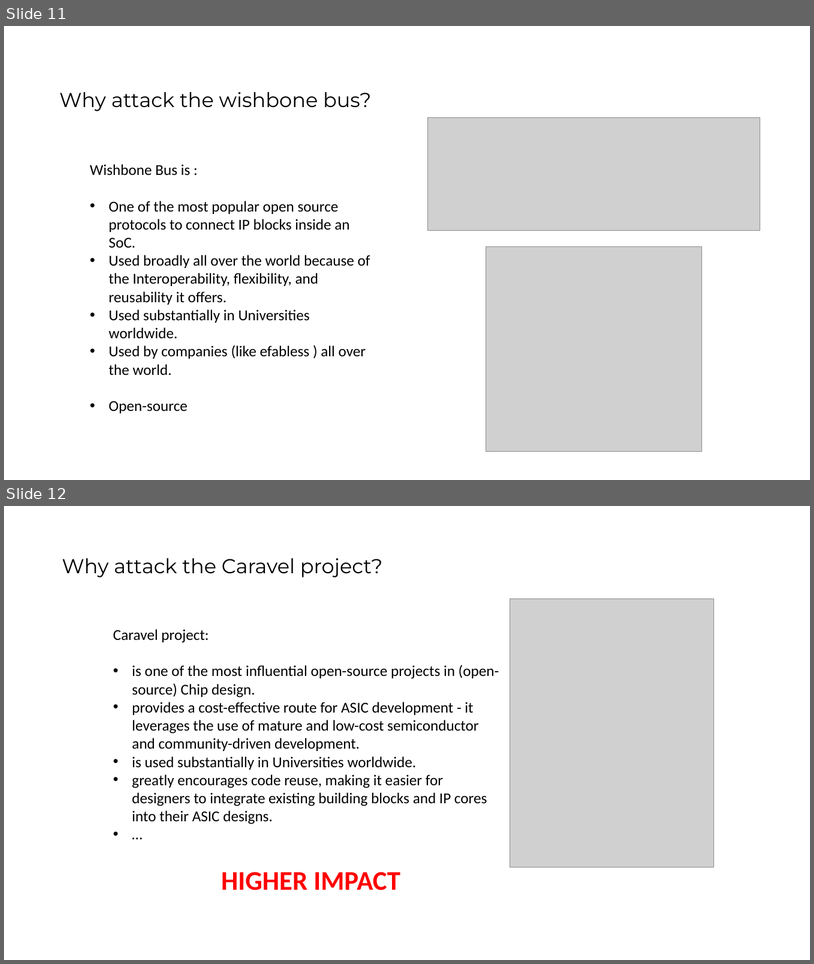
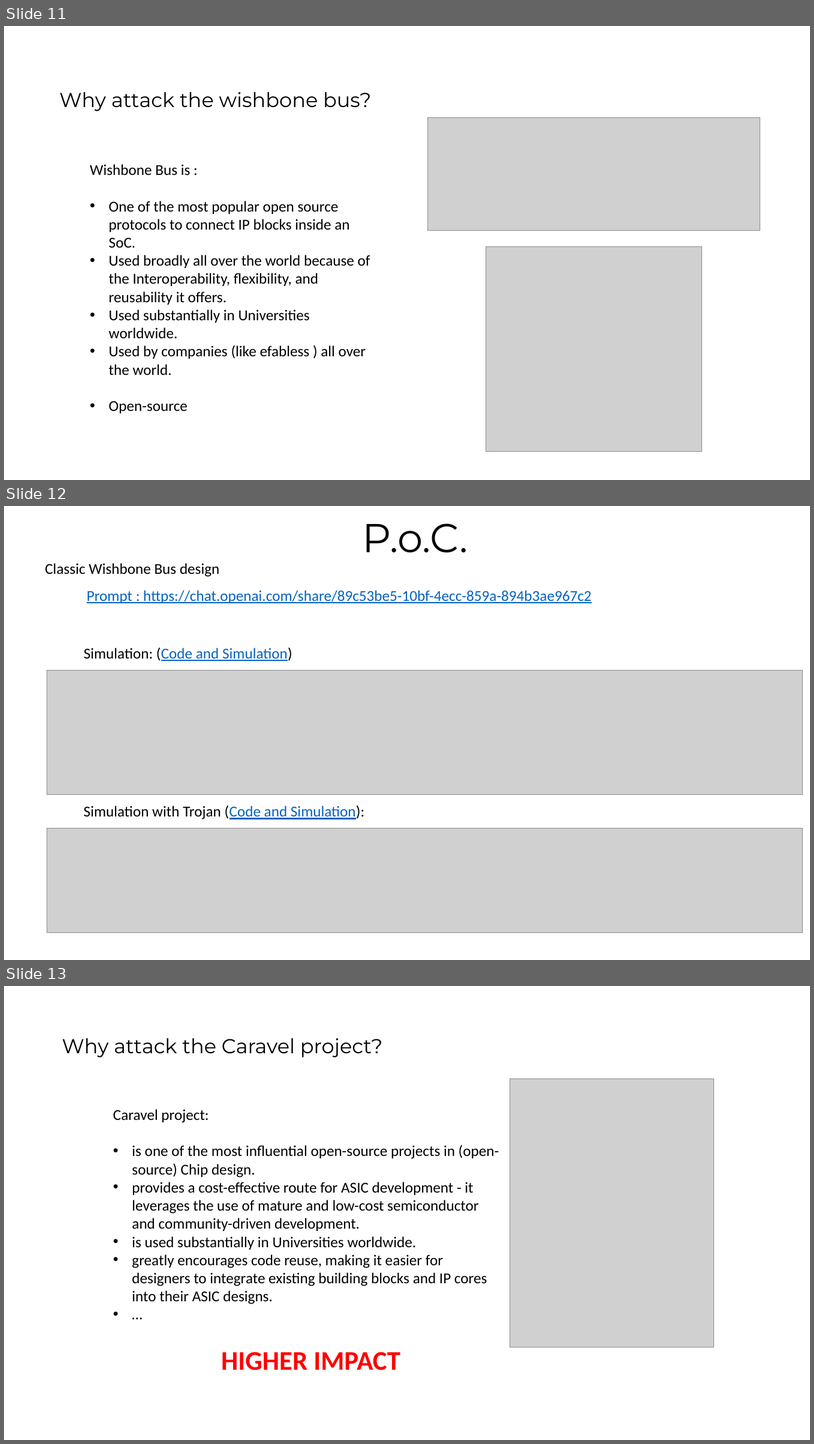
Before and after one commit to Lefteris-B/SystemsGenesis_CSAW2023, a slide deck: presentation/CSAW_2023_second_stage .pptx. Shown one above the other, each under a label of ours: slides 11 and 12 before the commit, slides 11, 12 and 13 after it. The pictures are 814x964 and 814x1444 pixels, drawn with LibreOffice and Linux fonts; fonts in the diff are those of the drawing; grey boxes stand for pictures. Boxes give left, top, right and bottom in pixels: in the first picture for what was removed or moved away, otherwise in the second. Text is boxed around its words. In the diff, an @@ line names an element or a change of style, - is before the commit and + after.

Commit message:
Presentation update

```diff
--- a/presentation/CSAW_2023_second_stage .pptx
+++ b/presentation/CSAW_2023_second_stage .pptx
@@ slide 12 added at (4, 506, 810, 960), background #FFFFFF @@
@@ text added at (362, 523, 468, 553), 48 pt, text #000000 @@
+P.o.C.
@@ text added at (45, 563, 219, 577), 18 pt, text #000000 @@
+Classic Wishbone Bus design
@@ text added at (87, 590, 592, 603), 18 pt, text #0563C1, underline @@
+Prompt : https://chat.openai.com/share/89c53be5-10bf-4ecc-859a-894b3ae967c2
@@ text added at (84, 647, 293, 661), 18 pt, text #0563C1, underline @@
+Simulation: (Code and Simulation)
@@ picture added at (47, 670, 803, 795) @@
@@ text added at (84, 805, 365, 819), 18 pt, text #000000 @@
+Simulation with Trojan (Code and Simulation):
@@ picture added at (47, 828, 803, 933) @@
@@ what was slide 12 is now slide 13 @@
```
Also in this commit, not shown: 1 slide changed.
